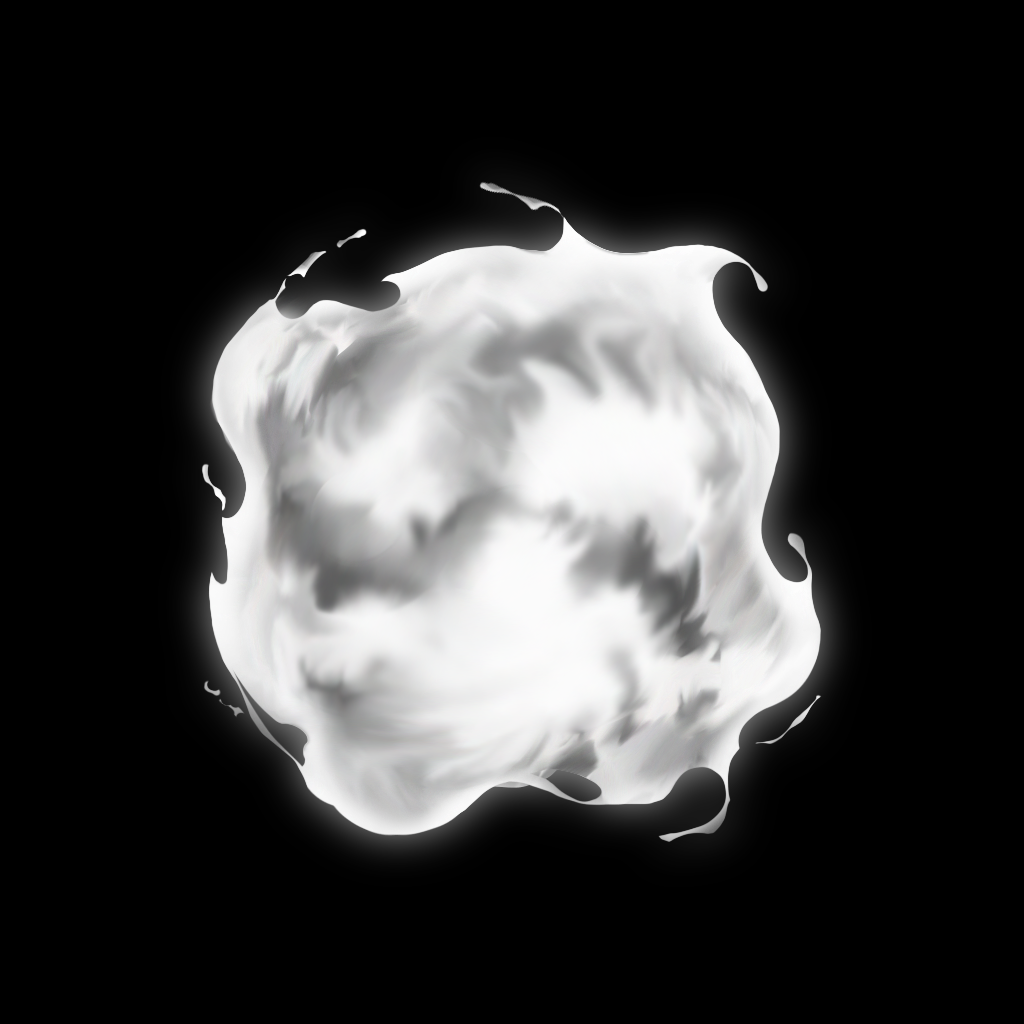
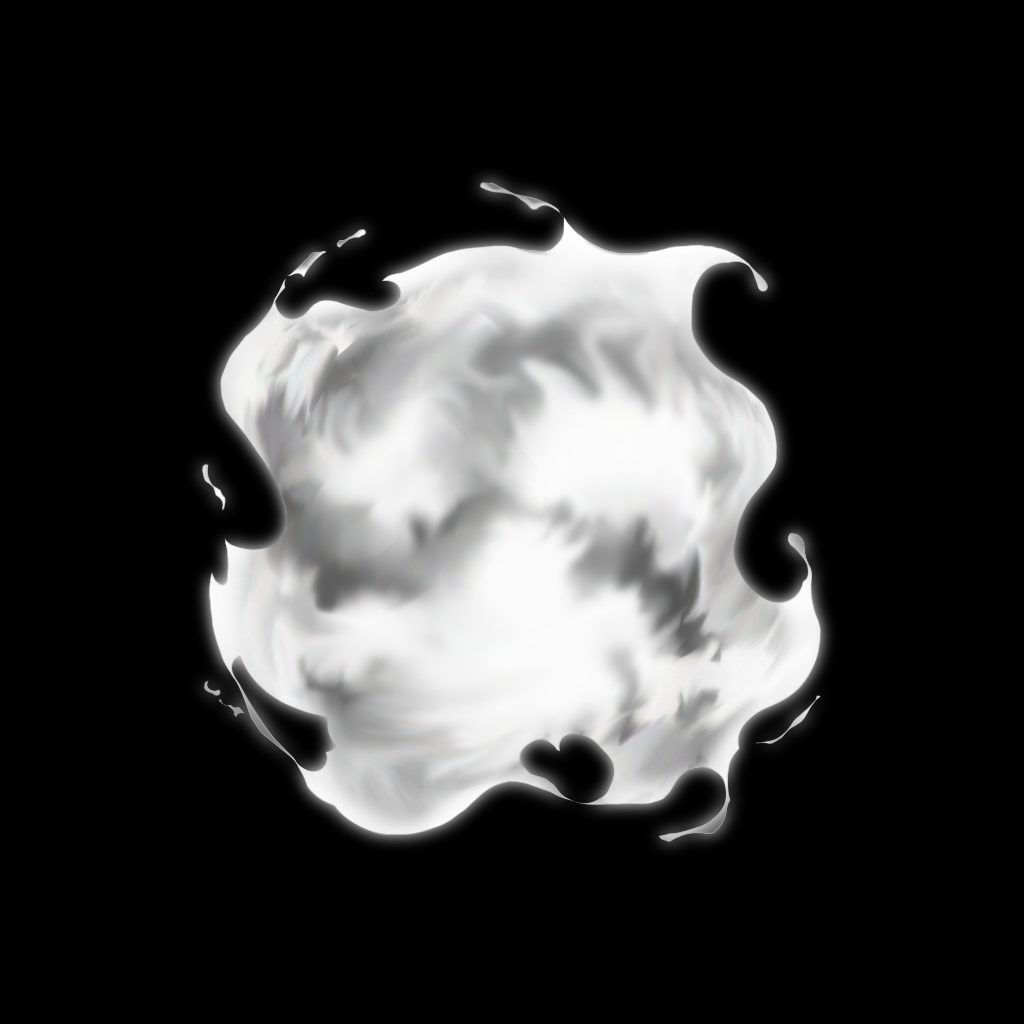
Comparing the layer stacks of the two 1024 × 1024 images. Changes:
painted on "Line" over [201, 181, 822, 842]
painted on "Layer 1" over [201, 181, 822, 842]
renamed "Glow" to "Base copy", painted on it over [169, 152, 861, 876]
showed "Base", painted on it over [201, 181, 822, 842]
